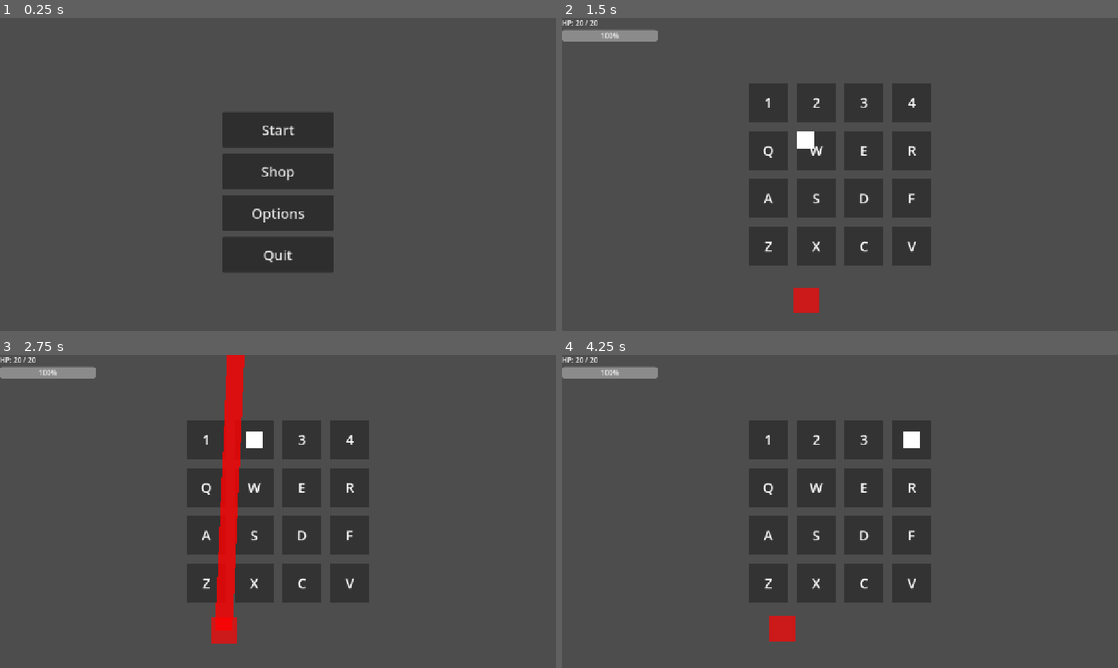
Above: before the commit, frames 1-4 (two rows, left to right).
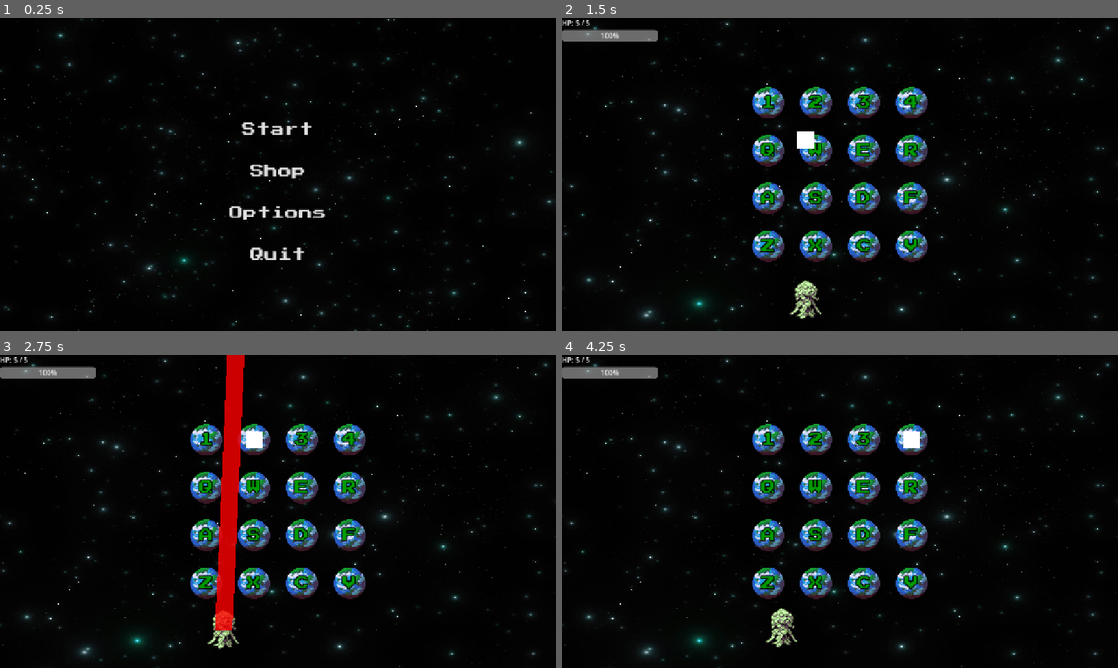
Above: after the commit, the same moments.

Repository: jcote04/CS780Game
Game: Godot game, scene res://scenes/main/main_menu.tscn
Same seed, same stepped clock (60 frames per second), same inputs: the game is played once before the commit and once after it.
Inputs (mouse positions are in pixels of both pictures, inside the frame that each line leads up to):
- Up to frame 1 (0.25 s): no input
- Up to frame 2 (1.5 s): click "Start" at 0.5 s; tap Enter at 1.25 s; move the mouse to (962, 158) at 1.27 s; hold D from 1.28 s (still down); tap 1 at 1.35 s
- Up to frame 3 (2.75 s): move the mouse to (166, 527) at 2.02 s; release D at 2.03 s; hold S from 2.03 s (still down); tap 2 at 2.1 s
- Up to frame 4 (4.25 s): tap Space at 2.75 s; move the mouse to (895, 442) at 2.77 s; release S at 2.78 s; hold D 2.78-3.53 s; tap 3 at 2.85 s; move the mouse to (812, 574) at 3.52 s; hold W from 3.53 s (still down); tap 4 at 3.6 s

The runs differ from the first frame. In frame 1, 100% of the frame differs, in the area x 0-100%, y 0-100%; in frame 2, 99%; in frame 3, 97%; in frame 4, 99%.

Commit message:
Add music and UI changes

Diff:
--- a/scenes/main/main.tscn
+++ b/scenes/main/main.tscn
@@ -1,6 +1,7 @@
 [gd_scene format=3 uid="uid://b7p8b7jhc5vls"]
 
 [ext_resource type="Script" uid="uid://b0ioqyw6ukxoc" path="res://scripts/grid.gd" id="1_hyk8p"]
+[ext_resource type="Texture2D" uid="uid://b0t0bku6q1j2j" path="res://assets/backgrounds/space_background.jpg" id="2_6q06x"]
 [ext_resource type="Script" uid="uid://wepj5l05ri0c" path="res://scripts/player/player.gd" id="2_iuonh"]
 [ext_resource type="Script" uid="uid://b7mw2xlnpbtxm" path="res://scripts/enemies/Boss/boss.gd" id="3_k2fmo"]
 [ext_resource type="Script" path="res://scenes/main/hud.gd" id="4_l3cfh"]
@@ -19,15 +20,23 @@
 
 [node name="Camera2D" type="Camera2D" parent="Grid" unique_id=1425661607 groups=["camera"]]
 
+[node name="TextureRect" type="TextureRect" parent="Grid" unique_id=239979487]
+z_index = -1
+anchors_preset = 15
+anchor_right = 1.0
+anchor_bottom = 1.0
+offset_left = -960.0
+offset_top = -540.0
+offset_right = 960.0
+offset_bottom = 540.0
+grow_horizontal = 2
+grow_vertical = 2
+texture = ExtResource("2_6q06x")
+expand_mode = 1
+
 [node name="Player" type="CharacterBody2D" parent="." unique_id=1225215936]
 script = ExtResource("2_iuonh")
 grid_node = NodePath("../Grid")
-
-[node name="ColorRect" type="ColorRect" parent="Player" unique_id=600325523]
-offset_left = -20.0
-offset_top = -20.0
-offset_right = 20.0
-offset_bottom = 20.0
 
 [node name="CollisionShape2D" type="CollisionShape2D" parent="Player" unique_id=875924440]
 shape = SubResource("RectangleShape2D_k2fmo")
@@ -38,6 +47,19 @@
 
 [node name="CollisionShape2D" type="CollisionShape2D" parent="Player/Hurtbox" unique_id=1437187042]
 shape = SubResource("RectangleShape2D_l3cfh")
+
+[node name="ColorRect" type="ColorRect" parent="Player" unique_id=469976730]
+anchors_preset = 8
+anchor_left = 0.5
+anchor_top = 0.5
+anchor_right = 0.5
+anchor_bottom = 0.5
+offset_left = -20.0
+offset_top = -20.0
+offset_right = 20.0
+offset_bottom = 20.0
+grow_horizontal = 2
+grow_vertical = 2
 
 [node name="Boss" type="Node2D" parent="." unique_id=1362549979]
 script = ExtResource("3_k2fmo")
--- a/scenes/main/main_menu.tscn
+++ b/scenes/main/main_menu.tscn
@@ -1,9 +1,65 @@
 [gd_scene format=3 uid="uid://cmhugeq74naru"]
 
 [ext_resource type="Script" uid="uid://cmcrjye3osxhp" path="res://scripts/managers/main_menu.gd" id="1_sd5it"]
+[ext_resource type="Texture2D" uid="uid://b0t0bku6q1j2j" path="res://assets/backgrounds/space_background.jpg" id="2_byqcc"]
+[ext_resource type="FontFile" uid="uid://cdsh8vwbf3g4w" path="res://assets/fonts/press_start.ttf" id="3_w6ykx"]
+
+[sub_resource type="StyleBoxEmpty" id="StyleBoxEmpty_hiibk"]
+
+[sub_resource type="StyleBoxEmpty" id="StyleBoxEmpty_swlpu"]
+
+[sub_resource type="StyleBoxEmpty" id="StyleBoxEmpty_nm0l4"]
+
+[sub_resource type="StyleBoxEmpty" id="StyleBoxEmpty_bxtry"]
+
+[sub_resource type="StyleBoxEmpty" id="StyleBoxEmpty_75pso"]
+
+[sub_resource type="StyleBoxEmpty" id="StyleBoxEmpty_cnht7"]
+
+[sub_resource type="StyleBoxEmpty" id="StyleBoxEmpty_s2sug"]
+
+[sub_resource type="StyleBoxEmpty" id="StyleBoxEmpty_ygj4d"]
+
+[sub_resource type="StyleBoxEmpty" id="StyleBoxEmpty_001j1"]
+
+[sub_resource type="StyleBoxEmpty" id="StyleBoxEmpty_rf05u"]
+
+[sub_resource type="StyleBoxEmpty" id="StyleBoxEmpty_7orsx"]
+
+[sub_resource type="StyleBoxEmpty" id="StyleBoxEmpty_pkvy1"]
+
+[sub_resource type="StyleBoxEmpty" id="StyleBoxEmpty_1a37c"]
+
+[sub_resource type="StyleBoxEmpty" id="StyleBoxEmpty_u8x8k"]
+
+[sub_resource type="StyleBoxEmpty" id="StyleBoxEmpty_eftjy"]
+
+[sub_resource type="StyleBoxEmpty" id="StyleBoxEmpty_d4g5q"]
+
+[sub_resource type="StyleBoxEmpty" id="StyleBoxEmpty_2srlj"]
+
+[sub_resource type="StyleBoxEmpty" id="StyleBoxEmpty_uudd7"]
+
+[sub_resource type="StyleBoxEmpty" id="StyleBoxEmpty_a008x"]
+
+[sub_resource type="StyleBoxEmpty" id="StyleBoxEmpty_jrhf3"]
 
 [node name="Main Menu" type="Node2D" unique_id=395388207]
 script = ExtResource("1_sd5it")
+
+[node name="Background" type="TextureRect" parent="." unique_id=2063141500]
+z_index = -1
+anchors_preset = 15
+anchor_right = 1.0
+anchor_bottom = 1.0
+offset_left = -960.0
+offset_top = -540.0
+offset_right = 960.0
+offset_bottom = 540.0
+grow_horizontal = 2
+grow_vertical = 2
+texture = ExtResource("2_byqcc")
+expand_mode = 1
 
 [node name="Button_manager" type="Control" parent="." unique_id=415719536]
 layout_mode = 3
@@ -17,7 +73,13 @@
 offset_top = 216.0
 offset_right = 768.0
 offset_bottom = 298.0
-theme_override_font_sizes/font_size = 32
+theme_override_fonts/font = ExtResource("3_w6ykx")
+theme_override_font_sizes/font_size = 33
+theme_override_styles/normal = SubResource("StyleBoxEmpty_hiibk")
+theme_override_styles/pressed = SubResource("StyleBoxEmpty_swlpu")
+theme_override_styles/hover = SubResource("StyleBoxEmpty_nm0l4")
+theme_override_styles/disabled = SubResource("StyleBoxEmpty_bxtry")
+theme_override_styles/focus = SubResource("StyleBoxEmpty_75pso")
 text = "Start
 "
 
@@ -27,7 +89,13 @@
 offset_top = 312.0
 offset_right = 768.0
 offset_bottom = 394.0
+theme_override_fonts/font = ExtResource("3_w6ykx")
 theme_override_font_sizes/font_size = 32
+theme_override_styles/normal = SubResource("StyleBoxEmpty_cnht7")
+theme_override_styles/pressed = SubResource("StyleBoxEmpty_s2sug")
+theme_override_styles/hover = SubResource("StyleBoxEmpty_ygj4d")
+theme_override_styles/disabled = SubResource("StyleBoxEmpty_001j1")
+theme_override_styles/focus = SubResource("StyleBoxEmpty_rf05u")
 text = "Shop"
 
 [node name="Options" type="Button" parent="Button_manager" unique_id=1579786349]
@@ -36,7 +104,13 @@
 offset_top = 408.0
 offset_right = 768.0
 offset_bottom = 490.0
+theme_override_fonts/font = ExtResource("3_w6ykx")
 theme_override_font_sizes/font_size = 32
+theme_override_styles/normal = SubResource("StyleBoxEmpty_7orsx")
+theme_override_styles/pressed = SubResource("StyleBoxEmpty_pkvy1")
+theme_override_styles/hover = SubResource("StyleBoxEmpty_1a37c")
+theme_override_styles/disabled = SubResource("StyleBoxEmpty_u8x8k")
+theme_override_styles/focus = SubResource("StyleBoxEmpty_eftjy")
 text = "Options"
 
 [node name="Quit" type="Button" parent="Button_manager" unique_id=1100778491]
@@ -45,7 +119,13 @@
 offset_top = 504.0
 offset_right = 768.0
 offset_bottom = 586.0
+theme_override_fonts/font = ExtResource("3_w6ykx")
 theme_override_font_sizes/font_size = 32
+theme_override_styles/normal = SubResource("StyleBoxEmpty_d4g5q")
+theme_override_styles/pressed = SubResource("StyleBoxEmpty_2srlj")
+theme_override_styles/hover = SubResource("StyleBoxEmpty_uudd7")
+theme_override_styles/disabled = SubResource("StyleBoxEmpty_a008x")
+theme_override_styles/focus = SubResource("StyleBoxEmpty_jrhf3")
 text = "Quit"
 
 [connection signal="pressed" from="Button_manager/Start" to="." method="_on_start_pressed"]
--- a/scripts/enemies/Boss/boss.gd
+++ b/scripts/enemies/Boss/boss.gd
@@ -43,7 +43,7 @@
 var player_node
 var grid_node
 var attack_rect: ColorRect
-var boss_visual: ColorRect
+var boss_visual: Sprite2D
 
 var state := "idle"
 var attack_type := ""
@@ -81,10 +81,9 @@
 	target_speed = move_speed
 	timer = idle_duration
 
-	boss_visual = ColorRect.new()
-	boss_visual.size = Vector2(60, 60)
-	boss_visual.color = Color(0.8, 0.1, 0.1)
-	boss_visual.position = -boss_visual.size / 2
+	boss_visual = Sprite2D.new()
+	boss_visual.texture = preload("res://assets/sprites/alien_boss.png")
+	boss_visual.scale = Vector2(2, 2)  # double the size
 	add_child(boss_visual)
 
 	attack_rect = ColorRect.new()
@@ -145,7 +144,7 @@
 						timer = charge_duration
 						charge_dir = (locked_player_pos - global_position).normalized()
 						attack_rect.visible = false
-						boss_visual.color = Color(1.0, 0.4, 0.2)
+						boss_visual.modulate = Color(1.0, 0.4, 0.2)
 
 		"attack":
 			if !laser_has_hit and is_player_in_laser():
@@ -167,7 +166,7 @@
 				charge_has_hit = true
 
 			if timer <= 0:
-				boss_visual.color = Color(0.8, 0.1, 0.1)
+				boss_visual.modulate = Color(1, 1, 1)
 
 				angle = (global_position - grid_center).angle()
 				return_target = grid_center + Vector2(cos(angle), sin(angle)) * orbit_radius
@@ -211,7 +210,7 @@
 	state = "charge"
 	timer = charge_duration
 	attack_rect.visible = false
-	boss_visual.color = Color(1.0, 0.4, 0.2)
+	boss_visual.modulate = Color(1.0, 0.4, 0.2)
 	audio_charge.pitch_scale = randf_range(0.9, 1.1)
 	audio_charge.play()
 
@@ -223,12 +222,12 @@
 	for b in range(warn_blinks):
 
 		for i in selected:
-			grid_node.cells[i].color = warn_color
+			grid_node.cells[i].modulate = warn_color
 
 		await get_tree().create_timer(blink_time).timeout
 
 		for i in selected:
-			grid_node.cells[i].color = normal_color
+			grid_node.cells[i].modulate = normal_color
 
 		await get_tree().create_timer(blink_time).timeout
 
--- a/scripts/grid.gd
+++ b/scripts/grid.gd
@@ -1,5 +1,4 @@
 extends Node2D
-
 @export var rows := 4
 @export var cols := 4
 @export var font_size := 32
@@ -20,60 +19,55 @@
 
 var cells := []
 var disabled_cells := {}
+var font = load("res://assets/fonts/press_start.ttf")
 
 func _ready():
 	position = get_viewport().get_visible_rect().size / 2
-	# Calculate total grid size to center it
 	var total_width = cols * cell_size.x + (cols - 1) * cell_spacing.x
 	var total_height = rows * cell_size.y + (rows - 1) * cell_spacing.y
-
 	var start_x = -total_width / 2
 	var start_y = -total_height / 2
-
 	var index = 0
 	for y in range(rows):
 		for x in range(cols):
-			# Create ColorRect
-			var cell = ColorRect.new()
+			var cell = Node2D.new()
 			cells.append(cell)
-			cell.color = Color(0.2, 0.2, 0.2)  # dark gray
-			cell.size = cell_size
 			add_child(cell)
-
-			# Position cell
 			cell.position = Vector2(
-				start_x + x * (cell_size.x + cell_spacing.x),
-				start_y + y * (cell_size.y + cell_spacing.y)
+				start_x + x * (cell_size.x + cell_spacing.x) + cell_size.x / 2,
+				start_y + y * (cell_size.y + cell_spacing.y) + cell_size.y / 2
 			)
 
-			# Add Label
+			# Sprite
+			var sprite = Sprite2D.new()
+			sprite.texture = preload("res://assets/sprites/Terran.png")
+			sprite.scale = Vector2(1.5, 1.5)
+			cell.add_child(sprite)
+
+			# Label
 			var label = Label.new()
 			label.text = cell_chars[index]
 			label.size = cell_size
+			label.position = -cell_size / 2
 			label.horizontal_alignment = HORIZONTAL_ALIGNMENT_CENTER
 			label.vertical_alignment = VERTICAL_ALIGNMENT_CENTER
-			label.size_flags_horizontal = Control.SIZE_FILL
-			label.size_flags_vertical = Control.SIZE_FILL
-
-			# Font
 			label.add_theme_font_size_override("font_size", font_size)
-
+			label.add_theme_constant_override("outline_size", 10)
+			label.add_theme_font_override("font", font)
+			label.add_theme_color_override("font_color", Color(0.0, 0.615, 0.0, 1.0))
+			label.add_theme_color_override("font_outline_color", Color(0, 0, 0, 1))
 			cell.add_child(label)
 
 			index += 1
 
-
 func disable_quadrant(q: int):
 	var selected = quadrants[q]
-
 	for i in selected:
 		if cells[i]:
-			cells[i].color = Color(0.6,0,0)
+			cells[i].modulate = Color(0.6, 0, 0)
 			disabled_cells[i] = true
-
 	await get_tree().create_timer(5).timeout
-
 	for i in selected:
 		if cells[i]:
-			cells[i].color = Color(0.2,0.2,0.2)
+			cells[i].modulate = Color(1, 1, 1)
 			disabled_cells.erase(i)
--- a/scripts/managers/main_menu.gd
+++ b/scripts/managers/main_menu.gd
@@ -3,6 +3,9 @@
 var hover_sound: AudioStreamPlayer
 
 func _ready():
+	# Music
+	MusicManager.play_menu()
+
 	hover_sound = AudioStreamPlayer.new()
 	hover_sound.stream = preload("res://audio/ui_mouse_hover.wav")
 	hover_sound.volume_db = -5.0
@@ -14,13 +17,22 @@
 	$Button_manager/Options.mouse_entered.connect(_on_button_hover)
 	$Button_manager/Quit.mouse_entered.connect(_on_button_hover)
 
+	var bg = $Background
+	bg.size = get_viewport().get_visible_rect().size
+	bg.position = Vector2.ZERO
+
+	for button in $Button_manager.get_children():
+		if button is Button:
+			button.add_theme_color_override("font_hover_color", Color(0.07, 0.592, 0.522, 1.0)) # yellow on hover
+
 
 func _on_button_hover():
 	hover_sound.play()
 
 
 func _on_start_pressed() -> void:
-	MusicManager.play()
+	MusicManager.stop()
+	MusicManager.play_game()
 	get_tree().change_scene_to_file("res://scenes/main/main.tscn")
 
 
--- a/scripts/managers/music_manager.gd
+++ b/scripts/managers/music_manager.gd
@@ -4,11 +4,17 @@
 
 func _ready():
 	music_player = AudioStreamPlayer.new()
+	add_child(music_player)
+
+func play_game():
 	music_player.stream = preload("res://audio/game_music.wav")
 	music_player.volume_db = -10.0
-	add_child(music_player)
+	if not music_player.playing:
+		music_player.play()
 
-func play():
+func play_menu():
+	music_player.stream = preload("res://audio/menu_music.wav")
+	music_player.volume_db = -10.0
 	if not music_player.playing:
 		music_player.play()
 
--- a/scripts/player/player.gd
+++ b/scripts/player/player.gd
@@ -4,7 +4,7 @@
 
 @export var grid_node: NodePath
 @export var move_speed := 500.0
-@export var max_health := 20
+@export var max_health := 5
 @export var invincible_time := 0.4
 
 var audio_hurt: AudioStreamPlayer
@@ -32,23 +32,33 @@
 @onready var hurtbox: Area2D = $Hurtbox
 
 func _ready():
+
+	# Sprite
+	# var sprite = Sprite2D.new()
+	# sprite.texture = preload("res://assets/sprites/space_ship.png")
+	# sprite.scale = Vector2(.2, .2)
+	# add_child(sprite)
+
 	z_index = 1
 	health = max_health
 	emit_signal("health_changed", health, max_health)
 
 	var grid = get_node(grid_node)
 	for child in grid.get_children():
-		if child is ColorRect:
-			grid_positions.append(child.global_position + child.size / 2)
+		if child is Node2D and not child is Camera2D:
+			grid_positions.append(child.global_position)
 
 	global_position = grid_positions[current_index]
 	target_position = global_position
 
+	# Hurtbox
 	hurtbox.area_entered.connect(_on_hurtbox_area_entered)
 	hurtbox.body_entered.connect(_on_hurtbox_body_entered)
 
+	# Camera
 	camera = get_tree().get_first_node_in_group("camera")
 
+	# Audio
 	audio_hurt = AudioStreamPlayer.new()
 	audio_hurt.stream = preload("res://audio/player_damage.wav")
 	audio_hurt.volume_db = -5.0
Binary file added: assets/backgrounds/space_background.jpg
Not shown, added: assets/backgrounds/space_background.jpg.import
Binary file added: assets/fonts/press_start.ttf
Not shown, added: assets/fonts/press_start.ttf.import
Binary file added: assets/sprites/Terran.png
Not shown, added: assets/sprites/Terran.png.import
Binary file added: assets/sprites/alien_boss.png
Not shown, added: assets/sprites/alien_boss.png.import
Binary file added: assets/sprites/space_ship.png
Not shown, added: assets/sprites/space_ship.png.import
Not shown, added: audio/menu_music.wav.import
Not shown, removed: assets/audio/.gitkeep
(and 1 more such lines)
